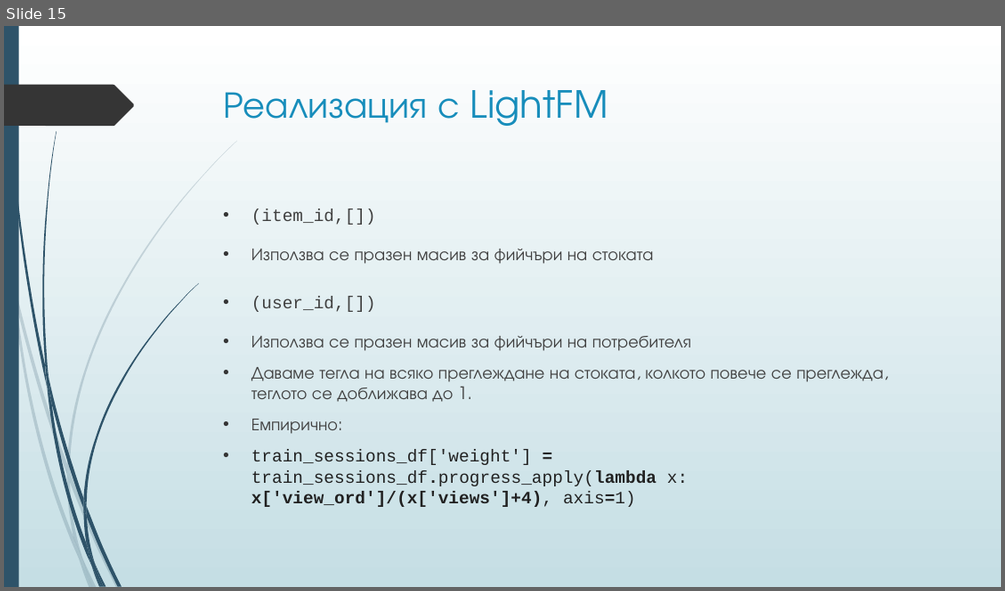
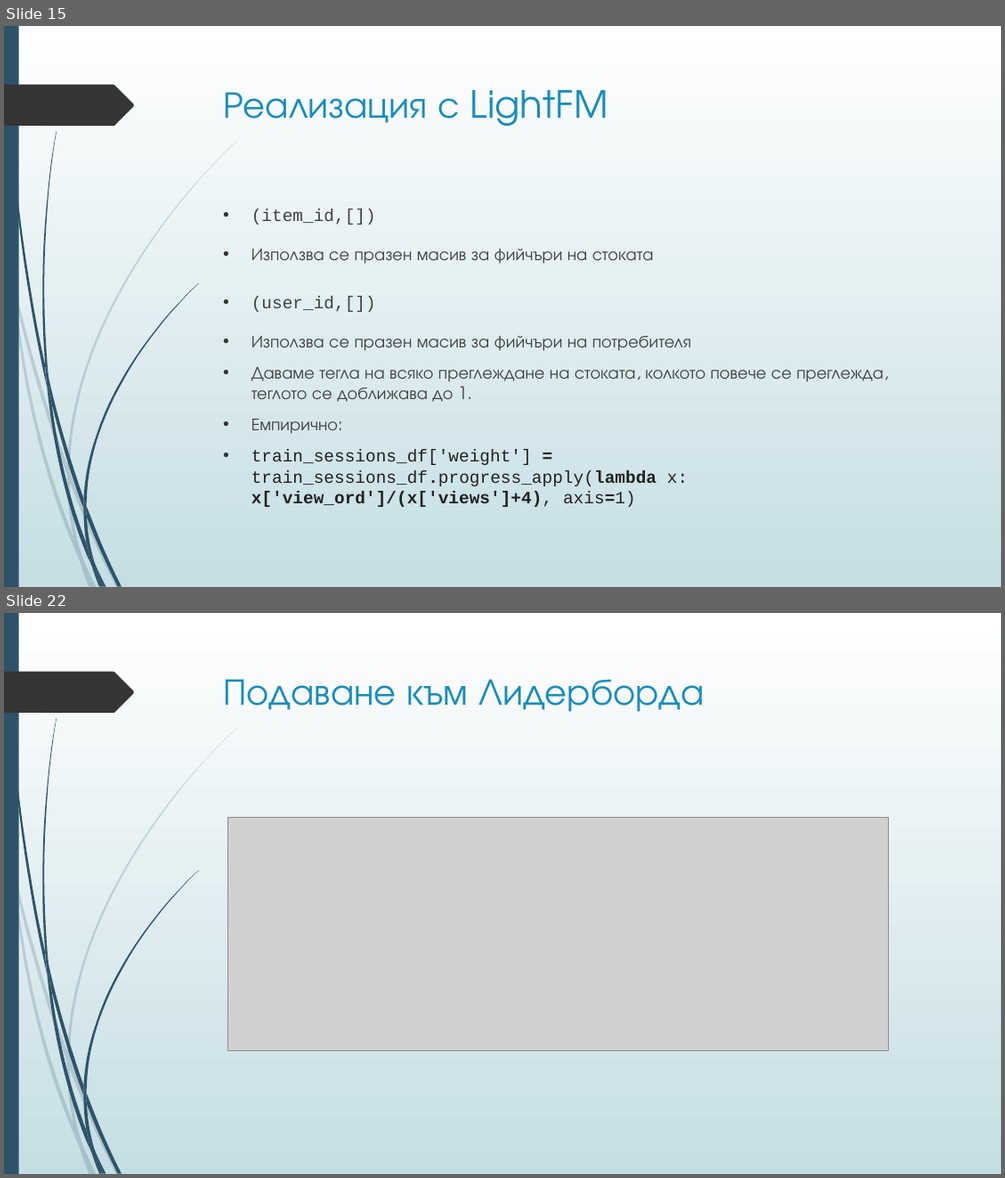
Before and after one commit to borkox/uni-sofia-recsys-dressipi, a slide deck: Проект_Борислав_Марков_0MI3400048.pptx. Shown one above the other, each under a label of ours: slide 15 before the commit, slides 15 and 22 after it; the slides between them are not shown. The pictures are 1005x591 and 1005x1178 pixels, drawn with LibreOffice and Linux fonts; fonts in the diff are those of the drawing; grey boxes stand for pictures. Boxes give left, top, right and bottom in pixels: in the first picture for what was removed or moved away, otherwise in the second. Text is boxed around its words. In the diff, an @@ line names an element or a change of style, - is before the commit and + after.

```diff
--- a/Проект_Борислав_Марков_0MI3400048.pptx
+++ b/Проект_Борислав_Марков_0MI3400048.pptx
@@ slide 22 added at (4,613,1001,1174), background gradient #FFFFFF to #C5DEE5; not listed: 24 template elements that a slide beside it also shows @@
@@ title added at (224,679,704,712), 36 pt, text #178DBB @@
+Подаване към Лидерборда
@@ picture added at (227,817,888,1051) @@
```
Also in this commit, not shown: 2 slides changed, 5 other slides added.
